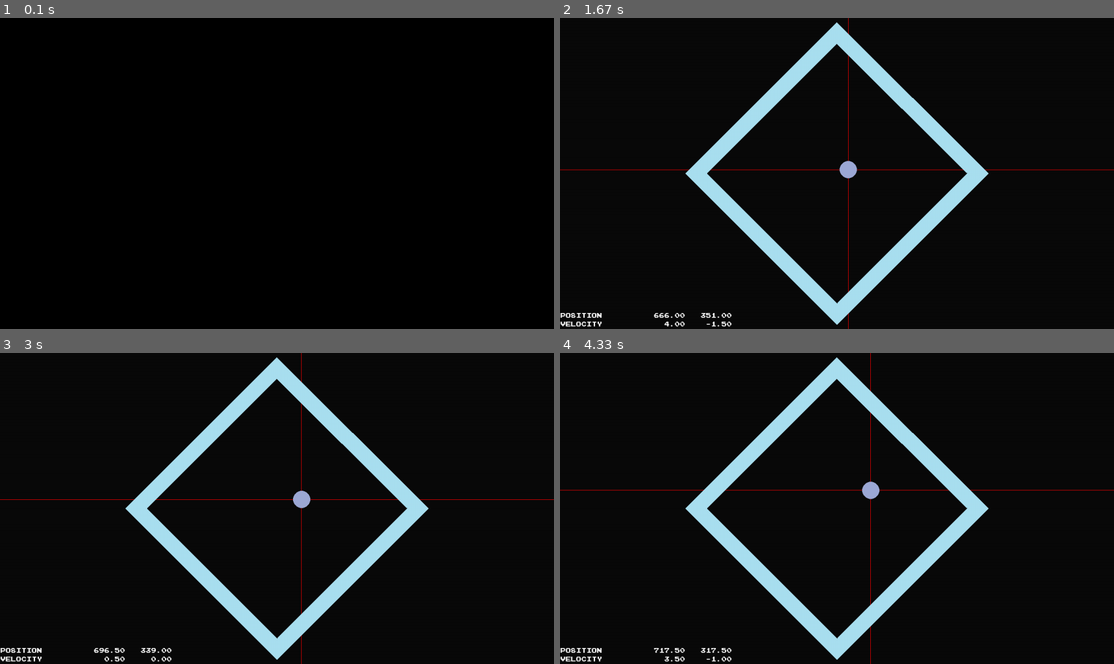
Above: before the commit, frames 1-4 (two rows, left to right).
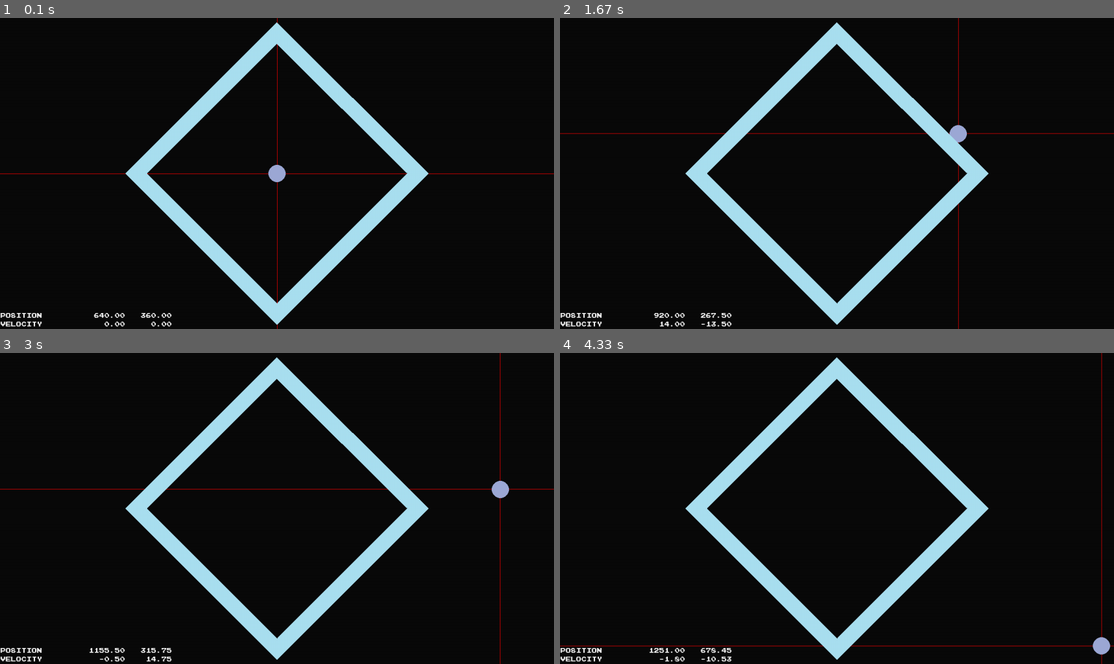
Above: after the commit, the same moments.

Repository: jwannamaker/PolyBounce
Game: pygame game, started from main.py
Two runs of this game, one before a commit and one after it. Both use one fixed random seed, a clock stepped at 60 frames per second and the inputs below.
Inputs:
- Up to frame 1 (0.1 s): no input
- Up to frame 2 (1.67 s): hold D 0.33-0.8 s; hold W 0.83-1.13 s; hold D 1.17-1.63 s
- Up to frame 3 (3 s): hold A 1.67-2.2 s; hold S 2.23-2.53 s; hold A 2.57-2.97 s
- Up to frame 4 (4.33 s): hold W 3-3.37 s; hold D 3.4-4.03 s; hold S from 4.07 s (still down)

The runs differ from the first frame. In frame 1, 8.1% of the frame differs, in the area x 0-100%, y 0-100%; in frame 2, 1.3%; in frame 3, 0.9%; in frame 4, 1.4%.

Commit message:
Working on integrating pymunk

Diff:
--- a/ball.py
+++ b/ball.py
@@ -1,6 +1,7 @@
 '''
     _summary_: Game object class for the player in hexkeys
 '''
+
 from utils import *
 
 class Ball(pygame.sprite.Sprite):
--- a/game.py
+++ b/game.py
@@ -1,11 +1,22 @@
+'''
+    Summary of this file here
+'''
+
 from utils import *
 from polygon import Polygon
 from ball import Ball
 
 class PolyBounce:
     '''
-        Goal: Bounce the ball on the right color of the innermost ring,
-        to clear it and infinitely progress to the next ring.
+    End Product:
+        The Rings will:
+            Continually generate with random N = [3 - 7]
+            All smoothly shrink towards the center once the ball 'clears' a ring
+            Smoothly rotate CCW or CW when the player presses A or D respectively
+
+        The Ball will:
+            Change color according to the last Ring wall it touched
+            Stay 'trapped' within the innermost ring until it clears
 
     '''
     def __init__(self):
@@ -15,7 +26,13 @@
         pygame.display.set_caption('Johnny Tries Physics and Stuff!')
         self.clock = pygame.time.Clock()
         self.fps = 1
-        self.dt = 0
+        self.dt = 1 / 60        # To create a semi-fixed framerate rendering
+        self.running = False
+        self.stepping = False
+
+        # pymunk setup
+        self.space = pymunk.Space()
+        self.draw_options = pymunk.pygame_util.DrawOptions(self.screen)
 
         # font setup
         pygame.font.init()
@@ -25,7 +42,6 @@
         self.background = pygame.Surface(self.screen.get_size()).convert()
         self.background.fill(BACKGROUND_PALLETE['black'])
         self.screen.blit(self.background, (0, 0))
-        self.running = False
 
         # game objects setup
         self.inner_ring = Polygon(350, 4)
--- a/main.py
+++ b/main.py
@@ -5,7 +5,7 @@
 
 def main():
     game = PolyBounce()
-    game.set_fps(10)
+    game.set_fps(30)
     game.start()
 
 if __name__ == '__main__':
--- a/polygon.py
+++ b/polygon.py
@@ -1,4 +1,7 @@
-import pygame
+'''
+    Summary of this file
+'''
+
 from utils import *
 
 """
--- a/utils.py
+++ b/utils.py
@@ -2,11 +2,11 @@
     _summary_: Utility function module for the hexkeys project.
 '''
 
-import os
-import random
+import os, random, pymunk
+import pymunk.pygame_util
+import numpy as np
 import pygame
-import numpy as np
-from pygame import Vector2, Vector3
+from pygame import Vector2
 
 MAIN_DIR = os.path.split(os.path.abspath(__file__))[0]
 DATA_DIR = os.path.join(MAIN_DIR, 'data')
@@ -14,17 +14,6 @@
 SCREEN_SIZE = Vector2(1280, 720)
 CENTER = Vector2(SCREEN_SIZE // 2)
 
-GRAVITY = Vector2(0, 5)
-
-RING_PADDING = 50
-RING_SIDES = {
-    'up_left',
-    'up',
-    'up_right',
-    'down_right',
-    'down',
-    'down_left'
-}
 RING_PALLETE = {
     'white': (250, 250, 250),
     'pink': (201, 93, 177),
@@ -33,9 +22,8 @@
     'light-blue': (170, 224, 241),
     'cyan': (144, 239, 240)
 }
-
 PALLETE = {
-    'white': (255, 255, 255),
+    'white': (250, 250, 250),
     'pink': (201, 93, 177),
     'light-purple': (137, 100, 187),
     'blue': (157, 169, 214),
